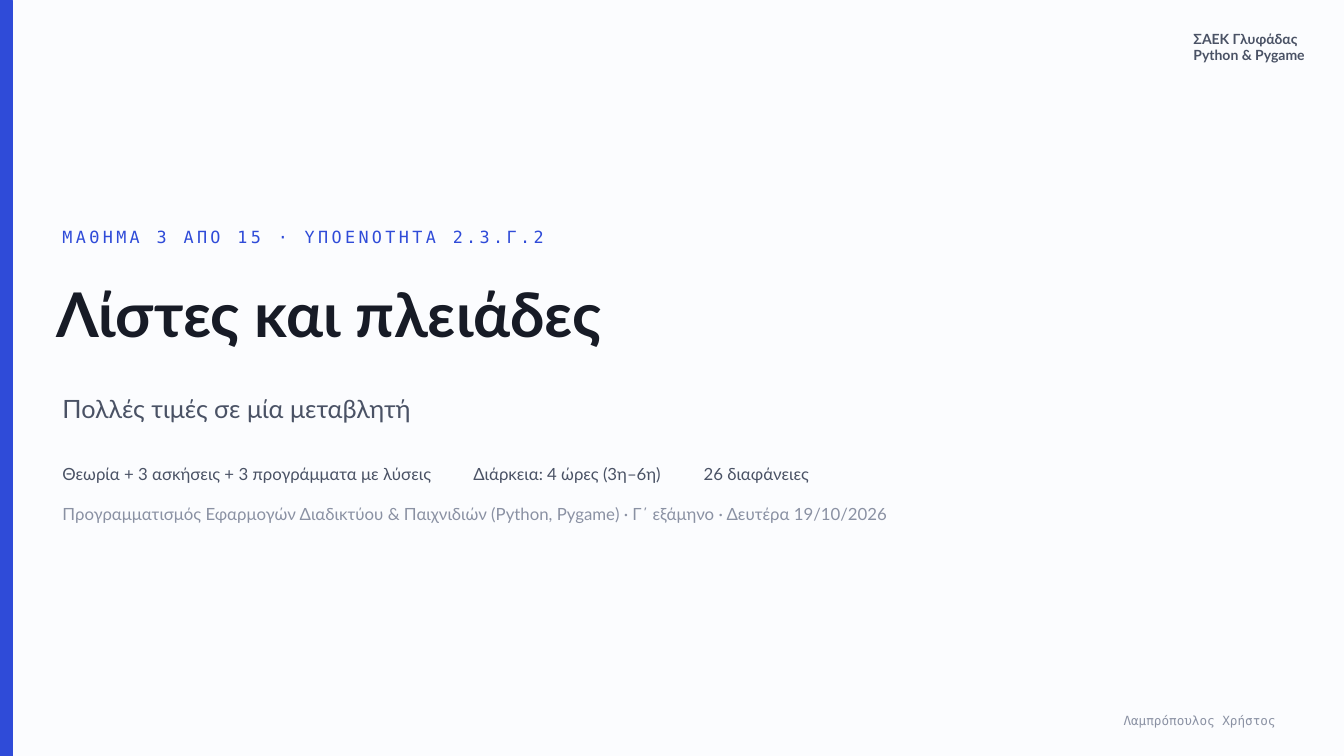
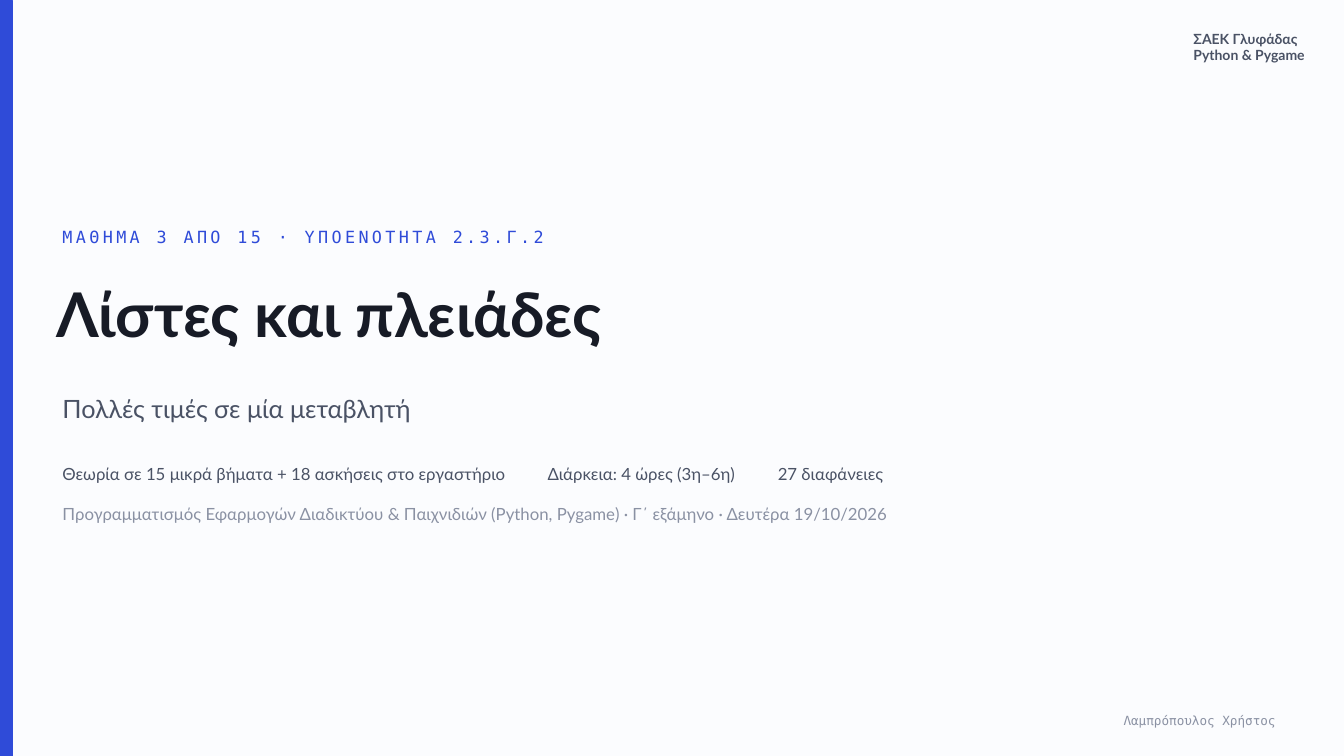
Before and after one commit to xristlamp/LAMPROPOULOS, a slide deck: slide 1 of files/glyfada/python-03-listes.pptx. Drawn at 1344x756 pixels with LibreOffice and Linux fonts; fonts in the diff are those of the drawing; background and template pictures are left out. Boxes give left, top, right and bottom in pixels: in the first picture for what was removed or moved away, otherwise in the second. Text is boxed around its words. In the diff, an @@ line names an element or a change of style, - is before the commit and + after.

```diff
--- a/files/glyfada/python-03-listes.pptx
+++ b/files/glyfada/python-03-listes.pptx
@@ text at (62, 467, 883, 483): text changed @@
-Θεωρία + 3 ασκήσεις + 3 προγράμματα με λύσεις Διάρκεια: 4 ώρες (3η–6η) 26 διαφάνειες
+Θεωρία σε 15 μικρά βήματα + 18 ασκήσεις στο εργαστήριο Διάρκεια: 4 ώρες (3η–6η) 27 διαφάνειες
```
Also in this commit, not shown: 7 other slides changed, 19 slides added, 18 slides removed, 7 other files.
